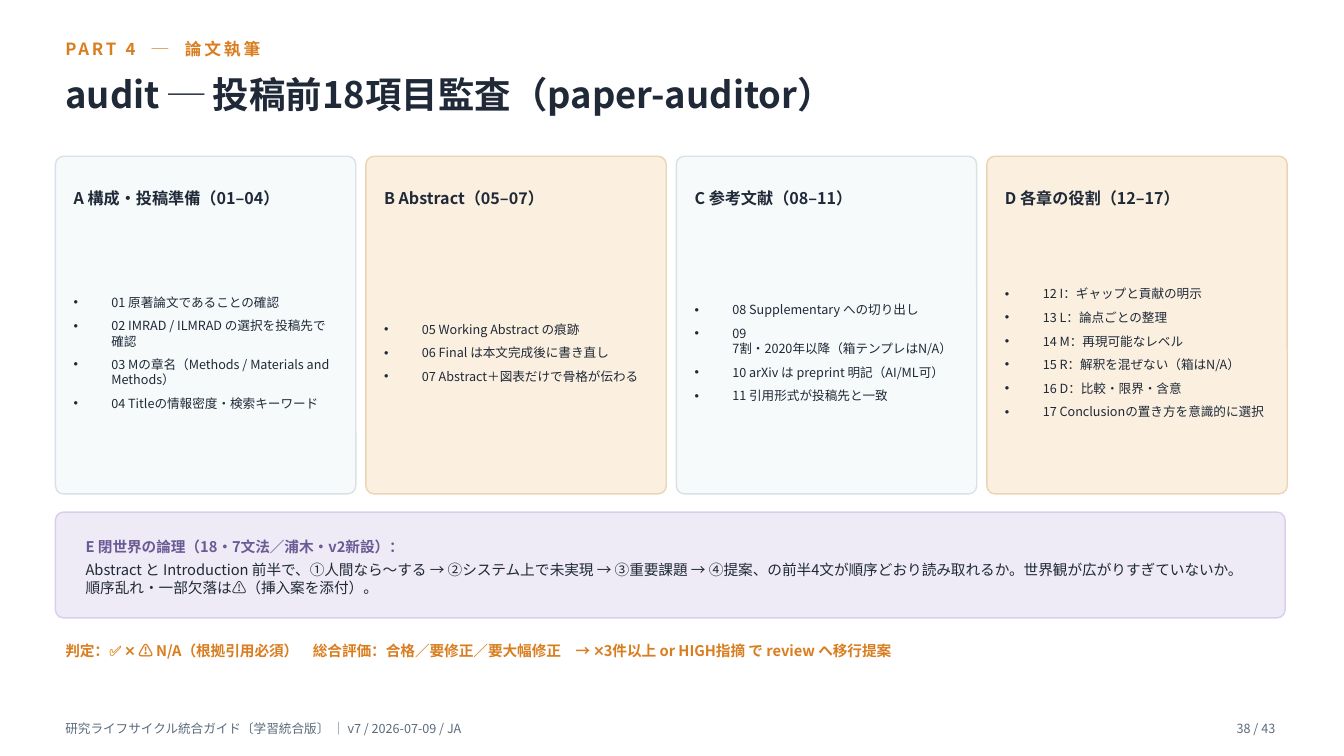
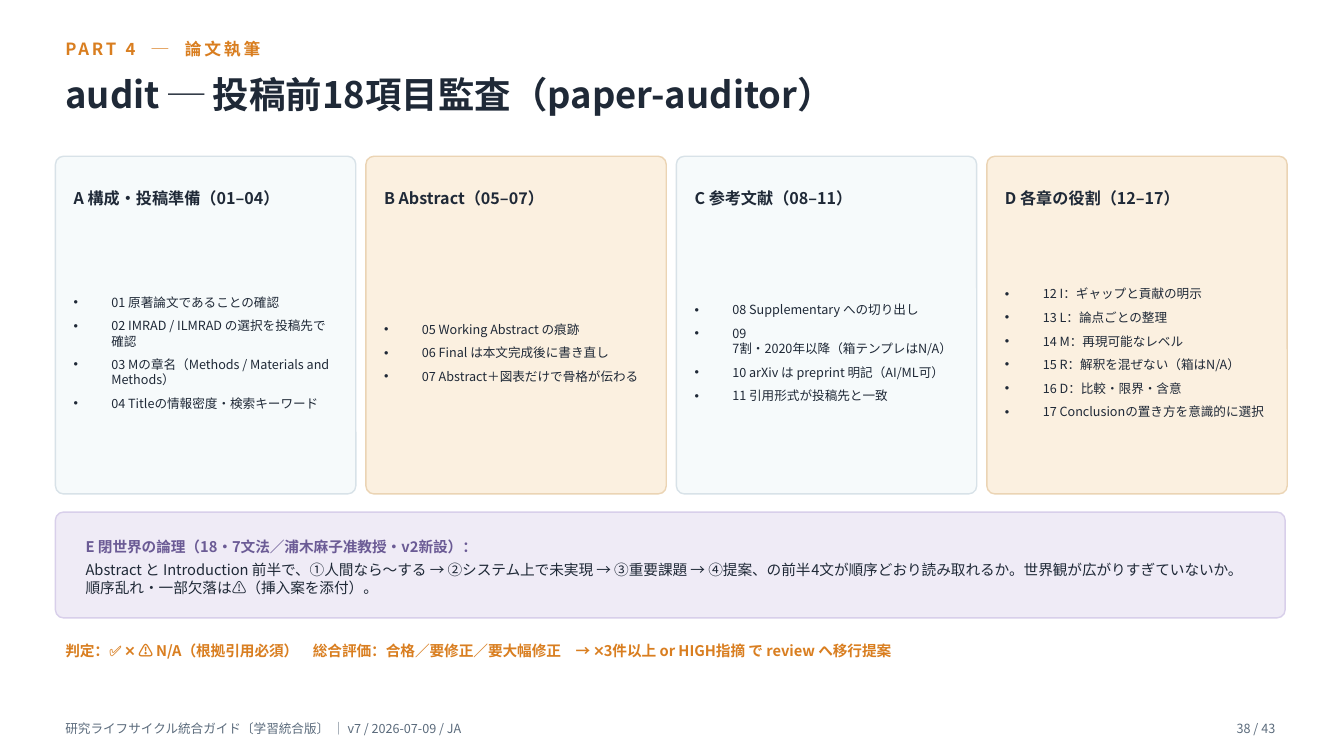
Before and after one commit to aix-sc/research-lifecycle-guide, a slide deck: slide 38 of docs/20260709_Research_Lifecycle_Guide_v7_JA.pptx. Drawn at 1344x756 pixels with LibreOffice and Linux fonts; fonts in the diff are those of the drawing. Boxes give left, top, right and bottom in pixels: in the first picture for what was removed or moved away, otherwise in the second. Text is boxed around its words. In the diff, an @@ line names an element or a change of style, - is before the commit and + after.

```diff
--- a/docs/20260709_Research_Lifecycle_Guide_v7_JA.pptx
+++ b/docs/20260709_Research_Lifecycle_Guide_v7_JA.pptx
@@ text at <box>86,539,477,554</box>: text changed @@
-E 閉世界の論理（18・7文法／浦木・v2新設）：
+E 閉世界の論理（18・7文法／浦木麻子准教授・v2新設）：
```
Also in this commit, not shown: 4 other slides changed, 6 other files.
